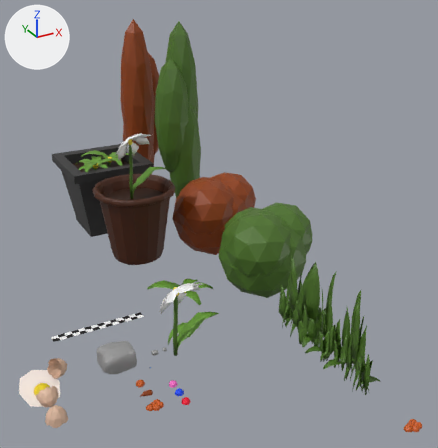
The Blender file art/environment.blend as it was, and as the next commit left it.
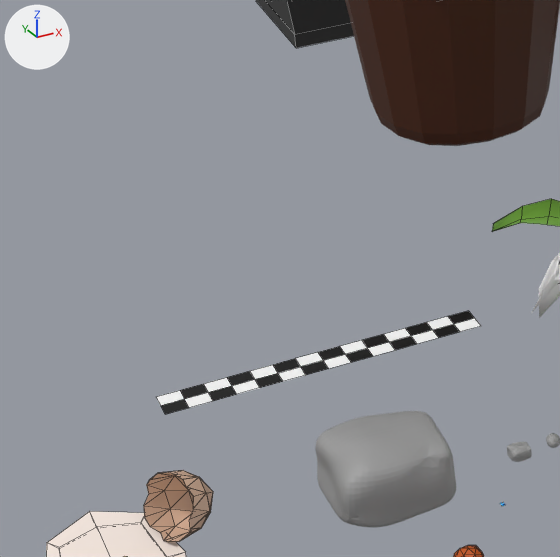
There are two pictures of each version: one whole from a 50 mm camera at (-19.3, -87.8, 69.3) aimed at (38.8, 17.7, 16.5), one close up on the part from 1% to 38% of the width and 50% to 85% of the height. The axes (+X, +Y, +Z) are drawn at upper left. The lights are the same throughout. The close-ups show mesh edges as thin lines.

Names of what the first close-up shows: 'Cube.001', 'egg_shell.003', 'finish_line', 'flower.001', 'flower.002', 'plant.001', 'rock.001', 'spilled_egg.001'.
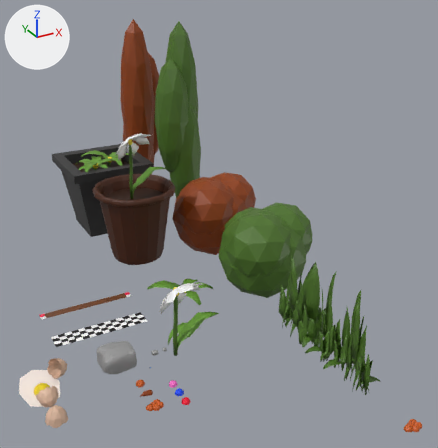
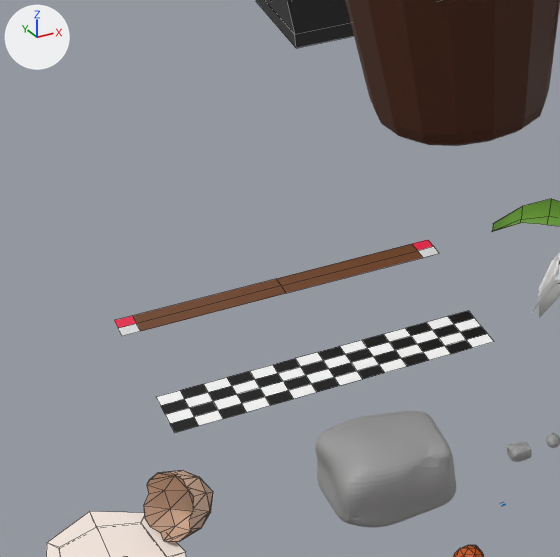
Commit message: bigger finish line, dirt spline

The change, as a diff of the scene's bpy script:
```diff
--- a/art/environment.blend.py
+++ b/art/environment.blend.py
@@ img_palette256_png_014 @@
+img_palette256_png_014 = load_image('palette256.png.014', '../run/data/textures/palette256.png', 32, 32, 'sRGB')
@@ mat_palette256_013 @@
+mat_palette256_013 = principled_material('palette256.013')
+mat_palette256_013.texture = img_palette256_png_014
@@ me_plane_008 @@
 me_plane_008.from_pydata(...)  # 45 vertices, 28 faces; spans x -9.6..9.6, y 0.0..2.0, z 0.0
 # used by ob_finish_line; location = (10.22, 16.1, -0.23)
+# me_plane_008 part 1: the loose piece of 45 vertices spanning x -9.6..9.6, y 0.0..2.0, z 0.0 is copied, and the copy is turned -180 degrees about the z axis through the mesh origin; it spans x -9.6..9.6, y -2.0..0.0, z 0.0
 me_plane_008.materials.append(mat_palette256_012)
@@ me_plane_022 @@
+me_plane_022.from_pydata(...)  # 9 vertices, 4 faces; spans x 0.0..10.1, y 0.0..2.0, z 0.0
+me_plane_022.materials.append(mat_palette256_013)  # picture img_palette256_png_014
@@ ob_simple_wide_road_dirt @@
+ob_simple_wide_road_dirt = bpy.data.objects.new('simple_wide_road_dirt', me_plane_022)
+ob_simple_wide_road_dirt.location = (10.54, 25.05, 0.0)
+_m = ob_simple_wide_road_dirt.modifiers.new('Mirror', 'MIRROR')
+_m = ob_simple_wide_road_dirt.modifiers.new('EdgeSplit', 'EDGE_SPLIT')
```

Boxes [x1, y1, x2, y2] around the edits, measured in the close-ups (560 x 557 px):
'finish_line', reshaped (18% taller): before [156, 311, 481, 414]; after [156, 311, 494, 433]
'simple_wide_road_dirt', added (brown): after [114, 240, 439, 336]
part 1 of me_plane_008, added: after [165, 326, 494, 433]
